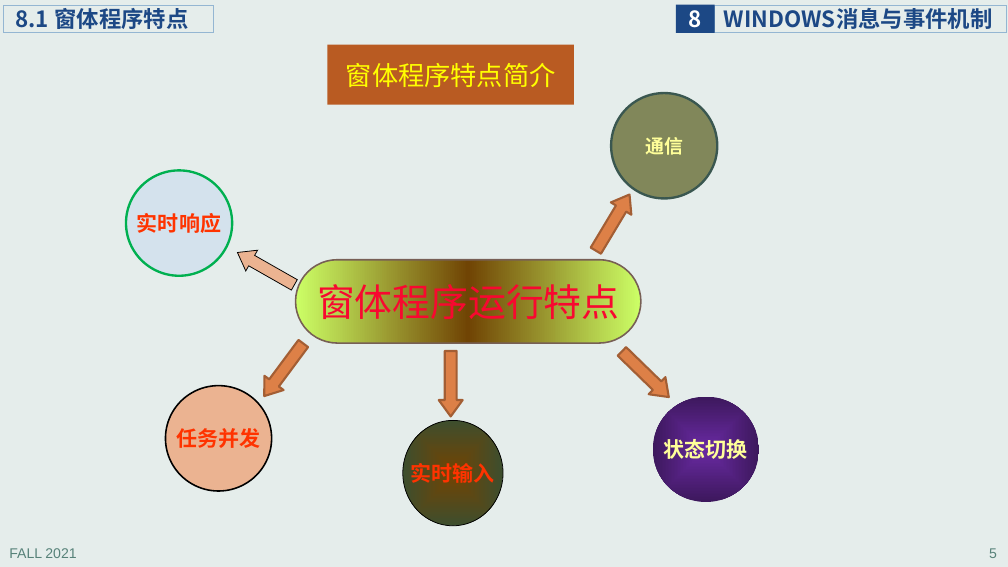
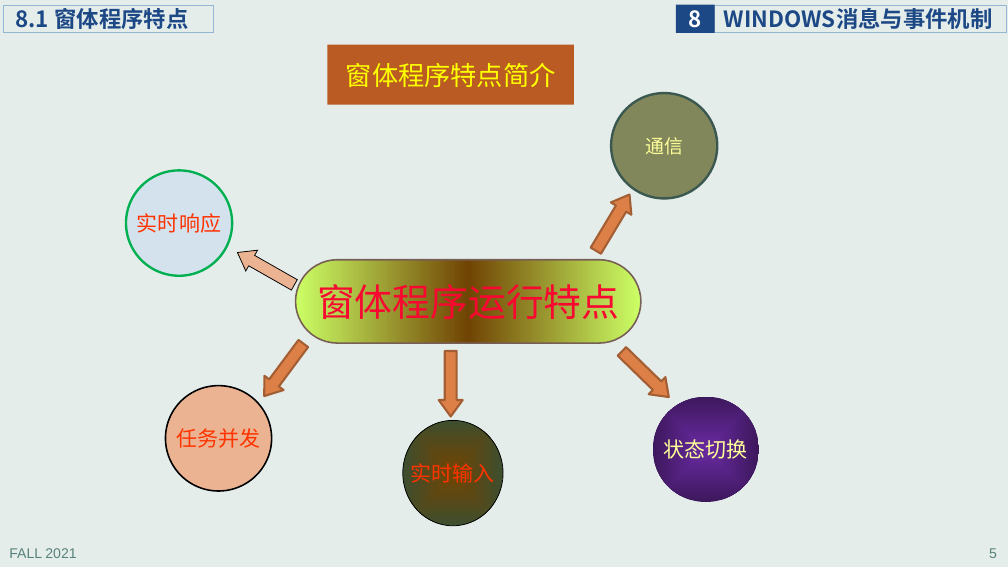
Before and after one commit to principleWindows/win-principle-2021, a slide deck: slide 5 of slides/instruction/principleWindows_8.pptx. Drawn at 1008x567 pixels with LibreOffice and Linux fonts; fonts in the diff are those of the drawing. Boxes give left, top, right and bottom in pixels: in the first picture for what was removed or moved away, otherwise in the second. Text is boxed around its words. In the diff, an @@ line names an element or a change of style, - is before the commit and + after.

```diff
--- a/slides/instruction/principleWindows_8.pptx
+++ b/slides/instruction/principleWindows_8.pptx
@@ bold off in 5 elements at <box>403,420,504,526</box>, <box>653,397,759,502</box>, <box>166,386,271,491</box>, <box>126,170,232,275</box>, <box>611,93,717,198</box> @@
```
Also in this commit, not shown: 12 other slides changed, 1 slide added, 1 slide removed, 9 other files.
